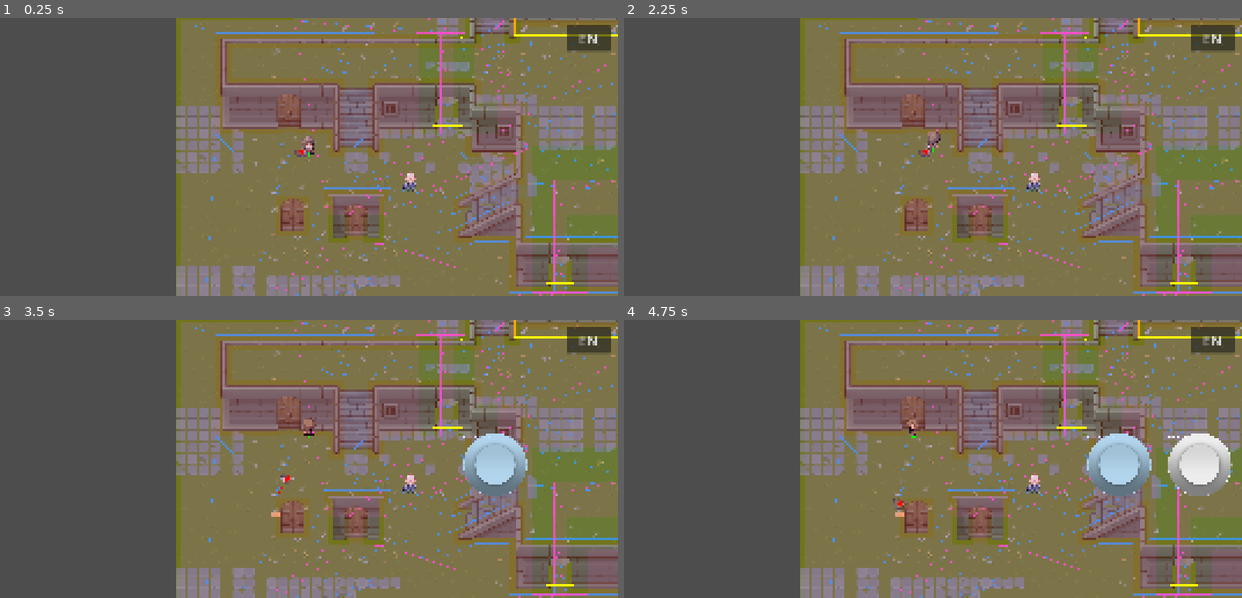
Above: before the commit, frames 1-4 (two rows, left to right).
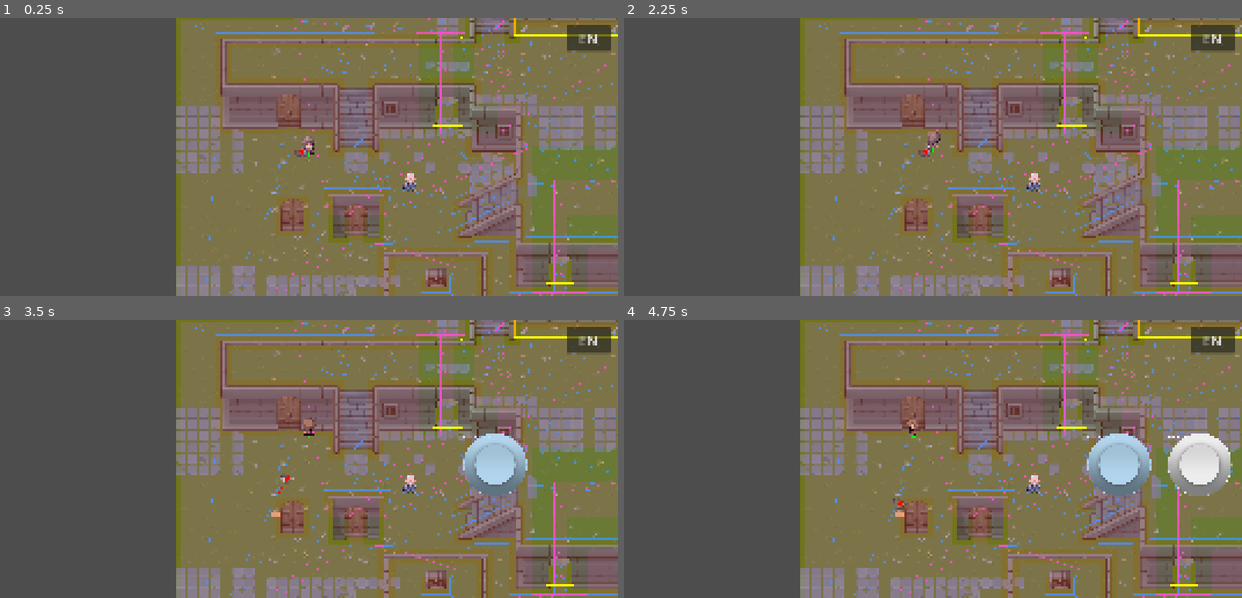
Above: after the commit, the same moments.

Repository: Davinca123/Everbond
Game: Godot game, scene res://test/drive.tscn
Same seed, same stepped clock (60 frames per second), same inputs: the game is played once before the commit and once after it. This scene is started directly instead of the project's main scene.
Inputs (mouse positions are in pixels of both pictures, inside the frame that each line leads up to):
- Up to frame 1 (0.25 s): no input
- Up to frame 2 (2.25 s): click "EN" at 0.5 s; click "HU" at 1.25 s; tap Enter at 2 s; move the mouse to (902, 212) at 2.02 s; hold Up (ui_up) from 2.03 s (still down); hold E (interact) from 2.03 s (still down); click (902, 212) at 2.17 s
- Up to frame 3 (3.5 s): release Up (ui_up) at 2.75 s; release E (interact) at 2.75 s; drag from (494, 500) to (562, 550) at 2.77 s
- Up to frame 4 (4.75 s): move the mouse to (747, 417) at 3.52 s; hold Left (ui_left) 3.53-4.25 s; hold E (interact) 3.53-4.25 s; drag from (963, 459) to (889, 408) at 4.27 s

The runs differ from the first frame. In frame 1, 0.9% of the frame differs, in the area x 33-88%, y 41-100%; in frame 2, 0.9%; in frame 3, 0.9%; in frame 4, 0.9%.
Error in both runs: Invalid access to property or key of type 'String' on a base object of type 'Dictionary'. (res://test/drive.gd:75)

Commit message:
Add a pressure plate, a slow gate with a latch, and a chest in World
The gate slides up while its plate is pressed and shuts at once when it
is released, pushing anyone in the doorway back the way they came, so the
companion's stay time decides whether the player gets through. Walking
through the open gate latches it open for good (saved in the map state).
A tap near a plate sends the companion to its centre. The pen with the
gate, plate and chest stands south-east of the Old Sage.

Co-Authored-By: Claude Opus 5.5 <noreply@anthropic.com>

Diff:
--- a/scenes/companion/companion.gd
+++ b/scenes/companion/companion.gd
@@ -313,9 +313,17 @@
 		shake_head()
 		SignalBus.companion_tap_ignored.emit()
 		return false
-	go_to_position(target_pos)
+	go_to_position(snap_to_spot(target_pos))
 	SignalBus.companion_sent.emit(click_target_pos)
 	return true
+
+# Egy kijelölt hely (pl. nyomólap) közelébe koppintva a lény a hely közepére megy.
+# A helyek a "companion_spots" csoportban vannak: center() és snap_radius.
+func snap_to_spot(target: Vector2) -> Vector2:
+	for spot in get_tree().get_nodes_in_group(&"companion_spots"):
+		if spot.center().distance_to(target) <= spot.snap_radius:
+			return spot.center()
+	return target
 
 # Elindul a pont felé (a küldési szabály nélkül; a tesztek is így küldik egymás után)
 func go_to_position(target_pos: Vector2) -> void:
--- /dev/null
+++ b/scenes/maps/world/gate_pen.tscn
@@ -0,0 +1,105 @@
+[gd_scene format=3]
+
+[ext_resource type="PackedScene" path="res://scenes/objects/gate.tscn" id="1_gate"]
+[ext_resource type="PackedScene" path="res://scenes/objects/pressure_plate.tscn" id="2_plate"]
+[ext_resource type="PackedScene" path="res://scenes/objects/chest.tscn" id="3_chest"]
+[ext_resource type="Texture2D" path="res://assets/Pixel Art Top Down - Basic v1.2.3/Texture/TX Tileset Wall.png" id="4_wall"]
+
+[sub_resource type="RectangleShape2D" id="RectangleShape2D_front"]
+size = Vector2(289, 212)
+
+[sub_resource type="RectangleShape2D" id="RectangleShape2D_side"]
+size = Vector2(45, 432)
+
+[sub_resource type="RectangleShape2D" id="RectangleShape2D_back"]
+size = Vector2(742, 36)
+
+[node name="GatePen" type="Node2D"]
+z_index = 1
+y_sort_enabled = true
+
+[node name="Walls" type="StaticBody2D" parent="."]
+
+[node name="FrontLeft" type="Sprite2D" parent="Walls"]
+texture_filter = 1
+position = Vector2(-371, -288)
+scale = Vector2(4.5, 4.5)
+texture = ExtResource("4_wall")
+centered = false
+region_enabled = true
+region_rect = Rect2(32, 192, 64, 64)
+
+[node name="FrontRight" type="Sprite2D" parent="Walls"]
+texture_filter = 1
+position = Vector2(83, -288)
+scale = Vector2(4.5, 4.5)
+texture = ExtResource("4_wall")
+centered = false
+region_enabled = true
+region_rect = Rect2(96, 192, 64, 64)
+
+[node name="SideLeft" type="Sprite2D" parent="Walls"]
+texture_filter = 1
+position = Vector2(-371, -720)
+scale = Vector2(4.5, 4.5)
+texture = ExtResource("4_wall")
+centered = false
+region_enabled = true
+region_rect = Rect2(288, 32, 10, 96)
+
+[node name="SideRight" type="Sprite2D" parent="Walls"]
+texture_filter = 1
+position = Vector2(326, -720)
+scale = Vector2(4.5, 4.5)
+texture = ExtResource("4_wall")
+centered = false
+region_enabled = true
+region_rect = Rect2(288, 32, 10, 96)
+
+[node name="BackLeft" type="Sprite2D" parent="Walls"]
+texture_filter = 1
+position = Vector2(-371, -720)
+scale = Vector2(4.5, 4.5)
+texture = ExtResource("4_wall")
+centered = false
+region_enabled = true
+region_rect = Rect2(384, 32, 96, 8)
+
+[node name="BackRight" type="Sprite2D" parent="Walls"]
+texture_filter = 1
+position = Vector2(-61, -720)
+scale = Vector2(4.5, 4.5)
+texture = ExtResource("4_wall")
+centered = false
+region_enabled = true
+region_rect = Rect2(384, 32, 96, 8)
+
+[node name="FrontLeftShape" type="CollisionShape2D" parent="Walls"]
+position = Vector2(-226.5, -112)
+shape = SubResource("RectangleShape2D_front")
+
+[node name="FrontRightShape" type="CollisionShape2D" parent="Walls"]
+position = Vector2(227.5, -112)
+shape = SubResource("RectangleShape2D_front")
+
+[node name="SideLeftShape" type="CollisionShape2D" parent="Walls"]
+position = Vector2(-348.5, -504)
+shape = SubResource("RectangleShape2D_side")
+
+[node name="SideRightShape" type="CollisionShape2D" parent="Walls"]
+position = Vector2(348.5, -504)
+shape = SubResource("RectangleShape2D_side")
+
+[node name="BackShape" type="CollisionShape2D" parent="Walls"]
+position = Vector2(0, -702)
+shape = SubResource("RectangleShape2D_back")
+
+[node name="Gate" parent="." instance=ExtResource("1_gate")]
+plates = [NodePath("../PressurePlate")]
+latch_on_pass = true
+
+[node name="PressurePlate" parent="." instance=ExtResource("2_plate")]
+position = Vector2(160, 100)
+
+[node name="Chest" parent="." instance=ExtResource("3_chest")]
+position = Vector2(0, -470)
--- a/scenes/maps/world/world.tscn
+++ b/scenes/maps/world/world.tscn
@@ -7,6 +7,7 @@
 [ext_resource type="Shader" uid="uid://dvnu7oa6ul780" path="res://scenes/objects/opacity_zones/opacity_polygon.gdshader" id="6_umvgx"]
 [ext_resource type="PackedScene" uid="uid://cr2dqwf614ji1" path="res://scenes/objects/opacity_zones/opacity_polygon_zone.tscn" id="13_srmg5"]
 [ext_resource type="PackedScene" path="res://scenes/objects/map_exit.tscn" id="14_exit"]
+[ext_resource type="PackedScene" path="res://scenes/maps/world/gate_pen.tscn" id="15_gatepen"]
 
 [sub_resource type="ShaderMaterial" id="ShaderMaterial_t5ptc"]
 resource_local_to_scene = true
@@ -65,6 +66,9 @@
 
 [node name="Npc" parent="YSort_Entities" index="1" unique_id=82338993 instance=ExtResource("5_v5dby")]
 z_index = 1
+
+[node name="GatePen" parent="YSort_Entities" instance=ExtResource("15_gatepen")]
+position = Vector2(1200, 1750)
 
 [node name="default" type="Marker2D" parent="Spawns" index="0" unique_id=947644501]
 position = Vector2(304, 359)
--- /dev/null
+++ b/scenes/objects/chest.gd
@@ -0,0 +1,52 @@
+extends StaticBody2D
+
+# Láda: egyszer lehet kinyitni (az interakció gombbal, az InteractionManager-en át),
+# és nyitva marad, ha visszajövünk a pályára.
+
+signal opened
+
+const CLOSED_REGION: Rect2 = Rect2(96, 30, 32, 31)
+const OPEN_REGION: Rect2 = Rect2(96, 76, 32, 49)
+
+var interaction_type: String = "chest"
+var is_open: bool = false
+
+@onready var sprite: Sprite2D = $Sprite2D
+@onready var interaction_area: Area2D = $InteractionArea
+
+func _ready() -> void:
+	add_to_group(GameMap.PERSISTENT_GROUP)
+	interaction_area.body_entered.connect(_on_body_entered)
+	interaction_area.body_exited.connect(_on_body_exited)
+	update_sprite()
+
+func _on_body_entered(body: Node2D) -> void:
+	if body.name == "Player":
+		InteractionManager.enter(self)
+
+func _on_body_exited(body: Node2D) -> void:
+	if body.name == "Player":
+		InteractionManager.exit(self)
+
+func can_interact() -> bool:
+	return not is_open
+
+func interact() -> void:
+	if is_open:
+		return
+	is_open = true
+	update_sprite()
+	opened.emit()
+
+# A kép alja a csomópont helyén van (a nyitott láda magasabb a felcsapott fedél miatt)
+func update_sprite() -> void:
+	sprite.region_rect = OPEN_REGION if is_open else CLOSED_REGION
+	sprite.position = Vector2(-sprite.region_rect.size.x * sprite.scale.x / 2.0, -sprite.region_rect.size.y * sprite.scale.y)
+
+# A pálya mentett állapota (GameMap.save_map_state / load_map_state)
+func save_state() -> Dictionary:
+	return { "is_open": is_open }
+
+func load_state(state: Dictionary) -> void:
+	is_open = state.get("is_open", is_open)
+	update_sprite()
--- /dev/null
+++ b/scenes/objects/chest.tscn
@@ -0,0 +1,36 @@
+[gd_scene format=3]
+
+[ext_resource type="Script" path="res://scenes/objects/chest.gd" id="1_chest"]
+[ext_resource type="Texture2D" uid="uid://cpj0021bnuvnd" path="res://assets/Pixel Art Top Down - Basic v1.2.3/Texture/TX Props.png" id="2_props"]
+
+[sub_resource type="RectangleShape2D" id="RectangleShape2D_chest"]
+size = Vector2(130, 50)
+
+[sub_resource type="CircleShape2D" id="CircleShape2D_chest"]
+radius = 130.0
+
+[node name="Chest" type="StaticBody2D"]
+script = ExtResource("1_chest")
+
+[node name="Sprite2D" type="Sprite2D" parent="."]
+texture_filter = 1
+position = Vector2(-72, -140)
+scale = Vector2(4.5, 4.5)
+texture = ExtResource("2_props")
+centered = false
+region_enabled = true
+region_rect = Rect2(96, 30, 32, 31)
+
+[node name="CollisionShape2D" type="CollisionShape2D" parent="."]
+visible = false
+position = Vector2(0, -25)
+shape = SubResource("RectangleShape2D_chest")
+
+[node name="InteractionArea" type="Area2D" parent="."]
+visible = false
+collision_layer = 0
+collision_mask = 4
+
+[node name="CollisionShape2D" type="CollisionShape2D" parent="InteractionArea"]
+position = Vector2(0, -40)
+shape = SubResource("CircleShape2D_chest")
--- /dev/null
+++ b/scenes/objects/gate.gd
@@ -0,0 +1,136 @@
+extends StaticBody2D
+
+# Kapu: nyitva van, amíg a hozzá kötött nyomólapok közül valamelyik le van nyomva.
+# Lassan nyílik (open_time alatt csúszik fel), és azonnal zárul, ha a lapot elengedik:
+# így a lény várakozási ideje dönti el, hogy a hős átjut-e (docs/gameplay-plan.md, 10. rész).
+# Aki záráskor a kapu alatt áll, azt a kapu kitolja arra, amerről jött, így senki sem
+# ragad bele, de átjutni sem lehet úgy, hogy valaki benne áll.
+# latch_on_pass: ha a hős átment a nyitott kapun, a túloldali retesz nyitva tartja, végleg
+# (a pálya állapotával mentve).
+
+signal opened_changed(open: bool)
+
+## A nyomólapok, amelyek nyitják (bármelyik elég)
+@export var plates: Array[NodePath] = []
+## Ennyi idő alatt nyílik ki teljesen (mp)
+@export var open_time: float = 1.5
+## Ha a hős átment rajta, nyitva marad
+@export var latch_on_pass: bool = false
+
+# A kapu képe a textúrán (az ajtóé): zárt és nyitott állapot
+const CLOSED_REGION: Rect2 = Rect2(29, 90, 37, 64)
+const OPEN_REGION: Rect2 = Rect2(29, 154, 37, 64)
+# Kitoláskor ennyivel kerül a test a kapunyíláson kívülre (px)
+const PUSH_MARGIN: float = 4.0
+
+@onready var sprite: Sprite2D = $Sprite2D
+@onready var collision_shape: CollisionShape2D = $CollisionShape2D
+@onready var doorway: Area2D = $Doorway
+@onready var doorway_shape: CollisionShape2D = $Doorway/CollisionShape2D
+
+# 0 = zárva, 1 = teljesen nyitva (csak ekkor lehet átmenni)
+var progress: float = 0.0
+var is_open: bool = false
+var latched: bool = false
+var linked_plates: Array[Node] = []
+# A kapunyílásban állók: test -> melyik oldalról jött (1 = dél, -1 = észak)
+var entry_sides: Dictionary = {}
+
+func _ready() -> void:
+	add_to_group(GameMap.PERSISTENT_GROUP)
+	for path in plates:
+		var plate := get_node_or_null(path)
+		if plate:
+			linked_plates.append(plate)
+		else:
+			push_warning("%s: nincs ilyen nyomólap: %s" % [name, path])
+	doorway.body_entered.connect(_on_doorway_entered)
+	doorway.body_exited.connect(_on_doorway_exited)
+	update_sprite()
+
+func is_pressed() -> bool:
+	for plate in linked_plates:
+		if plate.pressed:
+			return true
+	return false
+
+func _physics_process(delta: float) -> void:
+	if latched:
+		return
+	if is_pressed():
+		if not is_open:
+			progress = minf(progress + delta / open_time, 1.0)
+			if progress >= 1.0:
+				set_open(true)
+			update_sprite()
+	elif progress > 0.0:
+		progress = 0.0
+		if is_open:
+			set_open(false)
+		update_sprite()
+
+func set_open(open: bool) -> void:
+	is_open = open
+	collision_shape.set_deferred("disabled", open)
+	# Nyitva a kapun át is vezethet út, zárva nem
+	SignalBus.navigation_obstacles_changed.emit.call_deferred()
+	if not open:
+		push_out_of_doorway()
+	opened_changed.emit(open)
+
+func latch() -> void:
+	latched = true
+	progress = 1.0
+	if not is_open:
+		set_open(true)
+	update_sprite()
+
+# Felcsúszó kapu: az alja emelkedik, a teteje a helyén marad
+func update_sprite() -> void:
+	if is_open or latched:
+		sprite.region_rect = OPEN_REGION
+	else:
+		sprite.region_rect = Rect2(CLOSED_REGION.position + Vector2(0, CLOSED_REGION.size.y * progress),
+				Vector2(CLOSED_REGION.size.x, CLOSED_REGION.size.y * (1.0 - progress)))
+
+# --- KAPUNYÍLÁS ---
+
+func doorway_rect() -> Rect2:
+	return doorway_shape.global_transform * doorway_shape.shape.get_rect()
+
+func side_of(body: Node2D) -> int:
+	return 1 if body.global_position.y > doorway_rect().get_center().y else -1
+
+func _on_doorway_entered(body: Node2D) -> void:
+	if body is CharacterBody2D:
+		entry_sides[body] = side_of(body)
+
+func _on_doorway_exited(body: Node2D) -> void:
+	var entry_side: int = entry_sides.get(body, 0)
+	entry_sides.erase(body)
+	# A hős a nyitott kapun át a túloldalra ért
+	if latch_on_pass and not latched and is_open and body.name == "Player" and entry_side != 0 and side_of(body) != entry_side:
+		latch()
+
+# Záráskor a kapunyílásban állókat kitolja arra, amerről jöttek
+func push_out_of_doorway() -> void:
+	var rect := doorway_rect()
+	for body in doorway.get_overlapping_bodies():
+		if not body is CharacterBody2D:
+			continue
+		var shape_node := body.get_node_or_null("CollisionShape2D") as CollisionShape2D
+		if shape_node == null:
+			continue
+		var body_rect: Rect2 = shape_node.global_transform * shape_node.shape.get_rect()
+		if entry_sides.get(body, side_of(body)) > 0:
+			body.global_position.y += rect.end.y - body_rect.position.y + PUSH_MARGIN
+		else:
+			body.global_position.y -= body_rect.end.y - rect.position.y + PUSH_MARGIN
+
+# A pálya mentett állapota (GameMap.save_map_state / load_map_state)
+func save_state() -> Dictionary:
+	return { "latched": latched }
+
+func load_state(state: Dictionary) -> void:
+	if state.get("latched", false):
+		latch()
--- /dev/null
+++ b/scenes/objects/gate.tscn
@@ -0,0 +1,33 @@
+[gd_scene format=3]
+
+[ext_resource type="Script" path="res://scenes/objects/gate.gd" id="1_gate"]
+[ext_resource type="Texture2D" uid="uid://cpj0021bnuvnd" path="res://assets/Pixel Art Top Down - Basic v1.2.3/Texture/TX Props.png" id="2_props"]
+
+[sub_resource type="RectangleShape2D" id="RectangleShape2D_gate"]
+size = Vector2(165, 212)
+
+[node name="Gate" type="StaticBody2D"]
+script = ExtResource("1_gate")
+
+[node name="Sprite2D" type="Sprite2D" parent="."]
+texture_filter = 1
+position = Vector2(-83, -288)
+scale = Vector2(4.5, 4.5)
+texture = ExtResource("2_props")
+centered = false
+region_enabled = true
+region_rect = Rect2(29, 90, 37, 64)
+
+[node name="CollisionShape2D" type="CollisionShape2D" parent="."]
+visible = false
+position = Vector2(0.5, -112)
+shape = SubResource("RectangleShape2D_gate")
+
+[node name="Doorway" type="Area2D" parent="."]
+visible = false
+collision_layer = 0
+collision_mask = 12
+
+[node name="CollisionShape2D" type="CollisionShape2D" parent="Doorway"]
+position = Vector2(0.5, -112)
+shape = SubResource("RectangleShape2D_gate")
--- /dev/null
+++ b/scenes/objects/pressure_plate.gd
@@ -0,0 +1,46 @@
+extends Area2D
+
+# Nyomólap: le van nyomva, amíg a hős vagy a lény (később egy láda) rajta áll. A lábnak
+# (az ütközési alakzat közepének) a lap közepén kell lennie, nem elég a szélét súrolni,
+# így a lap akkor nyomódik le, amikor a lény tényleg odaért.
+# A csomópont a lap fölött van (CENTER_OFFSET-tel), hogy a rajta álló karakterek az
+# Y-rendezésben fölé kerüljenek (mint a lény céljelölője).
+
+signal pressed_changed(pressed: bool)
+
+## A lap közepe körül ekkora téglalapban kell állnia a lábnak (px)
+@export var press_size: Vector2 = Vector2(110, 60)
+## Ennyire közel koppintva a lény a lap közepére megy (lásd companion.gd, snap_to_spot)
+@export var snap_radius: float = 90.0
+
+const CENTER_OFFSET: Vector2 = Vector2(0, 80)
+const PRESSERS: Array[StringName] = [&"Player", &"Companion"]
+const PRESSED_COLOR: Color = Color(0.75, 1.15, 1.35)
+
+var pressed: bool = false
+
+@onready var sprite: Sprite2D = $Sprite2D
+
+func _ready() -> void:
+	add_to_group(&"companion_spots")
+
+# A lap közepe (globálisan)
+func center() -> Vector2:
+	return to_global(CENTER_OFFSET)
+
+func _physics_process(_delta: float) -> void:
+	var now: bool = false
+	for body in get_overlapping_bodies():
+		if body.name in PRESSERS and is_on_plate(body):
+			now = true
+			break
+	if now != pressed:
+		pressed = now
+		sprite.modulate = PRESSED_COLOR if pressed else Color.WHITE
+		sprite.position = CENTER_OFFSET + (Vector2(0, 3) if pressed else Vector2.ZERO)
+		pressed_changed.emit(pressed)
+
+func is_on_plate(body: Node2D) -> bool:
+	var feet: Node2D = body.get_node_or_null("CollisionShape2D")
+	var at: Vector2 = feet.global_position if feet else body.global_position
+	return Rect2(center() - press_size / 2.0, press_size).has_point(at)
--- /dev/null
+++ b/scenes/objects/pressure_plate.tscn
@@ -0,0 +1,24 @@
+[gd_scene format=3]
+
+[ext_resource type="Script" path="res://scenes/objects/pressure_plate.gd" id="1_plate"]
+[ext_resource type="Texture2D" uid="uid://cpj0021bnuvnd" path="res://assets/Pixel Art Top Down - Basic v1.2.3/Texture/TX Props.png" id="2_props"]
+
+[sub_resource type="RectangleShape2D" id="RectangleShape2D_plate"]
+size = Vector2(240, 180)
+
+[node name="PressurePlate" type="Area2D"]
+collision_mask = 12
+script = ExtResource("1_plate")
+
+[node name="Sprite2D" type="Sprite2D" parent="."]
+texture_filter = 1
+position = Vector2(0, 80)
+scale = Vector2(2, 2)
+texture = ExtResource("2_props")
+region_enabled = true
+region_rect = Rect2(353, 269, 94, 71)
+
+[node name="CollisionShape2D" type="CollisionShape2D" parent="."]
+visible = false
+position = Vector2(0, 80)
+shape = SubResource("RectangleShape2D_plate")
--- /dev/null
+++ b/test/puzzle_test.gd
@@ -0,0 +1,154 @@
+extends SceneTree
+# Teszt a nyomólaphoz, a kapuhoz és a ládához (World, GatePen; docs/gameplay-plan.md, 10. rész).
+#
+# Futtatás (a projekt mappájából):
+#   godot --headless --path . -s res://test/puzzle_test.gd
+# Kilépési kód 0 = minden eset PASS.
+
+var failures: int = 0
+var map; var player; var comp; var pen; var plate; var gate; var chest
+
+func check(name: String, ok: bool, detail: String = "") -> void:
+	print("%s %s %s" % ["PASS" if ok else "FAIL", name, detail])
+	if not ok: failures += 1
+
+func _initialize() -> void:
+	change_scene_to_file("res://scenes/main/main.tscn")
+	run.call_deferred()
+
+func seconds(t: float) -> void:
+	await create_timer(t, true, true).timeout
+
+func frames(n: int) -> void:
+	for i in n: await physics_frame
+
+func bus(): return root.get_node("SignalBus")
+
+func find_nodes() -> void:
+	map = root.get_node("SceneManager").current_map
+	player = map.get_node("YSort_Entities/Player"); comp = map.get_node("YSort_Entities/Companion")
+	pen = map.get_node("YSort_Entities/GatePen")
+	plate = pen.get_node("PressurePlate"); gate = pen.get_node("Gate"); chest = pen.get_node("Chest")
+
+# A hős lába (ütközési alakzata) ide kerüljön
+func put_player(feet_at: Vector2) -> void:
+	player.global_position = feet_at - player.get_node("CollisionShape2D").position
+	await frames(3)
+
+# A lény a hős mellé, követő állapotba
+func reset_companion() -> void:
+	comp.global_position = player.global_position + Vector2(-80, 0)
+	comp.on_map_entered()
+	comp.stay_duration = 2.0
+	await frames(3)
+
+func wait_until(condition: Callable, timeout: float) -> bool:
+	var t := 0.0
+	while not condition.call() and t < timeout:
+		await physics_frame
+		t += 1.0 / Engine.physics_ticks_per_second
+	return condition.call()
+
+func change_map(path: String, spawn: StringName) -> void:
+	root.get_node("SceneManager").change_map(path, spawn)
+	await seconds(1.5)
+
+func run() -> void:
+	await seconds(1.0)
+	find_nodes()
+	var gate_front: Vector2 = gate.global_position + Vector2(0, 40)
+
+	# 1. A hős a lapra áll: lenyomódik; lelép: felenged. A kapu lassan nyílik, és azonnal zárul.
+	await put_player(plate.center())
+	var pressed_by_player: bool = plate.pressed
+	var half_open: bool = false
+	await seconds(gate.open_time * 0.5)
+	half_open = gate.progress > 0.3 and gate.progress < 0.7 and not gate.is_open
+	await seconds(gate.open_time * 0.5 + 0.2)
+	var opened: bool = gate.is_open and gate.collision_shape.disabled
+	await put_player(plate.center() + Vector2(0, 200))
+	await frames(3)
+	check("plate_and_gate_with_player", pressed_by_player and half_open and opened and not plate.pressed and not gate.is_open \
+			and gate.progress == 0.0, "pressed=%s half_open=%s opened=%s released=%s closed=%s" % [pressed_by_player,
+			half_open, opened, not plate.pressed, not gate.is_open])
+
+	# 2. A lényt a lap közelébe küldjük: a lap közepére megy, lenyomja, a várakozás végén
+	# lelép, és a lap felenged
+	await put_player(gate_front + Vector2(-150, 60))
+	await reset_companion()
+	comp.send_to_position(plate.center() + Vector2(40, -25))
+	var snapped: bool = comp.click_target_pos.distance_to(plate.center()) < 2.0
+	var pressed_by_companion: bool = await wait_until(func(): return plate.pressed, 4.0)
+	await wait_until(func(): return comp.current_state == comp.State.IDLE, 2.0)
+	var held_while_waiting: bool = plate.pressed
+	var released: bool = await wait_until(func(): return not plate.pressed, comp.stay_duration + 2.0)
+	check("plate_with_companion", snapped and pressed_by_companion and held_while_waiting and released and comp.current_state == comp.State.FOLLOW,
+			"snapped=%s pressed=%s held=%s released=%s state=%d" % [snapped, pressed_by_companion, held_while_waiting, released, comp.current_state])
+	await wait_until(func(): return not comp.is_away(), 4.0)
+
+	# 3. Időzítés: a hős a kapu előtt vár, és amint kinyílik, nekiindul. 2 mp várakozással
+	# (0. szint) nem jut át, a kapu kitolja; 3 mp-vel (1. szint) átjut, és a retesz nyitva tartja.
+	var through: Dictionary = {}
+	for stay in [2.0, 3.0]:
+		await put_player(gate_front)
+		await reset_companion()
+		comp.stay_duration = stay
+		comp.send_to_position(plate.center())
+		await wait_until(func(): return gate.is_open, 6.0)
+		bus().joystick_moved.emit(Vector2.UP)
+		await wait_until(func(): return not gate.is_open or gate.latched, 4.0)
+		await seconds(0.5)
+		bus().joystick_moved.emit(Vector2.ZERO)
+		through[stay] = player.global_position.y < gate.doorway_rect().position.y
+		if stay == 2.0:
+			var pushed_back: bool = player.global_position.y > gate.doorway_rect().end.y and not gate.is_open and not gate.latched
+			check("stay_level_0_too_short", not through[stay] and pushed_back,
+					"through=%s player_y=%.0f doorway=%s" % [through[stay], player.global_position.y, gate.doorway_rect()])
+		await wait_until(func(): return not comp.is_away(), 8.0)
+	check("stay_level_1_gets_through_and_latches", through[3.0] and gate.latched and gate.is_open and gate.collision_shape.disabled,
+			"through=%s latched=%s open=%s" % [through[3.0], gate.latched, gate.is_open])
+
+	# 4. A ládát a hős egyszer nyithatja ki
+	var opened_signals: Array[int] = [0]
+	chest.opened.connect(func(): opened_signals[0] += 1)
+	await put_player(chest.global_position + Vector2(0, 60))
+	var could_open: bool = root.get_node("InteractionManager").current() == chest
+	bus().interaction_pressed.emit()
+	await frames(3)
+	bus().interaction_pressed.emit()
+	await frames(3)
+	check("chest_opens_once", could_open and chest.is_open and opened_signals[0] == 1 and root.get_node("InteractionManager").current() != chest,
+			"could_open=%s open=%s signals=%d" % [could_open, chest.is_open, opened_signals[0]])
+
+	# 5. A retesz és a nyitott láda megmarad pályaváltás után (World -> Town -> World)
+	await put_player(gate_front + Vector2(0, 200))
+	await change_map("res://scenes/maps/world/town.tscn", &"from_world")
+	await change_map("res://scenes/maps/world/world.tscn", &"from_town")
+	find_nodes()
+	check("latch_and_chest_survive_map_change", gate.latched and gate.is_open and gate.collision_shape.disabled and chest.is_open,
+			"latched=%s open=%s disabled=%s chest=%s" % [gate.latched, gate.is_open, gate.collision_shape.disabled, chest.is_open])
+
+	# 6. Kitolás északra is: aki belülről lép a kapuba, azt befelé tolja vissza (reteszeletlen
+	# kapuval, a lapon álló lénnyel)
+	gate.latched = false
+	gate.is_open = false
+	gate.progress = 0.0
+	gate.collision_shape.disabled = false
+	await put_player(gate.global_position + Vector2(0, -300))
+	await reset_companion()
+	comp.global_position = plate.center() - comp.get_node("CollisionShape2D").position
+	comp.go_to_position(plate.center())
+	comp.stay_duration = 30.0
+	await wait_until(func(): return gate.is_open, 4.0)
+	bus().joystick_moved.emit(Vector2.DOWN)
+	await seconds(0.4)
+	bus().joystick_moved.emit(Vector2.ZERO)
+	var in_doorway: bool = gate.doorway.get_overlapping_bodies().has(player)
+	bus().companion_recalled.emit()
+	await wait_until(func(): return not gate.is_open, 2.0)
+	await frames(2)
+	check("pushed_back_the_way_they_came", in_doorway and not gate.is_open and player.global_position.y < gate.doorway_rect().position.y + 1.0,
+			"in_doorway=%s open=%s player_y=%.0f doorway_top=%.0f" % [in_doorway, gate.is_open, player.global_position.y, gate.doorway_rect().position.y])
+
+	print("DONE: %d failure(s)" % failures)
+	quit(1 if failures else 0)
Not shown, added: scenes/objects/chest.gd.uid
Not shown, added: scenes/objects/gate.gd.uid
Not shown, added: scenes/objects/pressure_plate.gd.uid
Not shown, added: test/puzzle_test.gd.uid
Not shown, changed: docs/gameplay-plan.md
